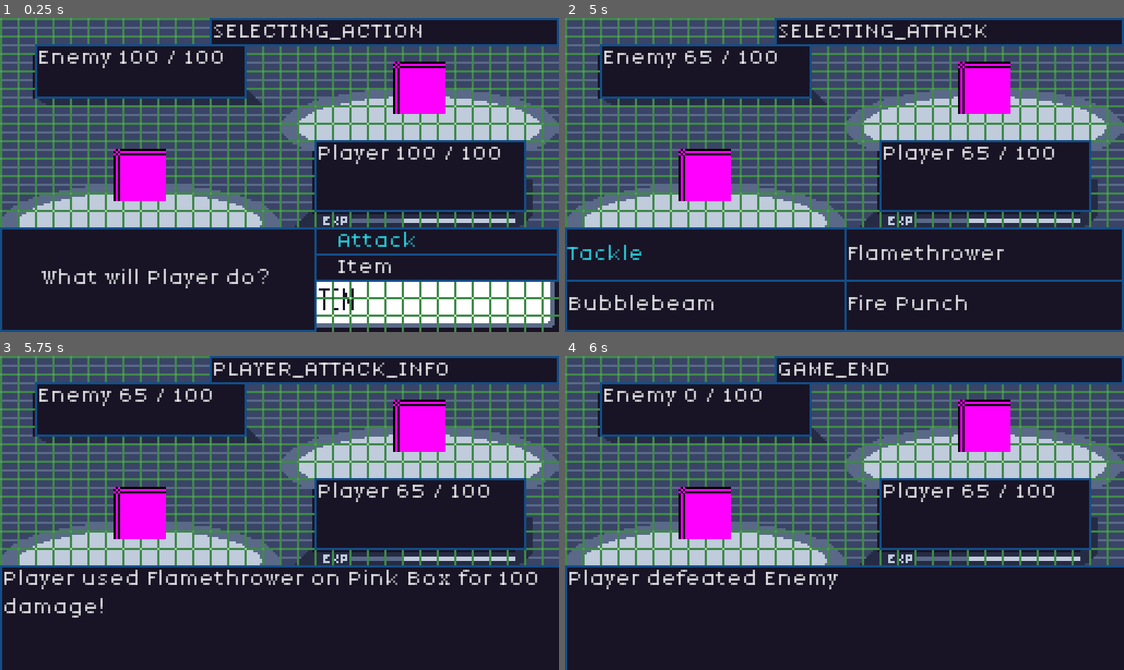
Above: before the commit, frames 1-4 (two rows, left to right).
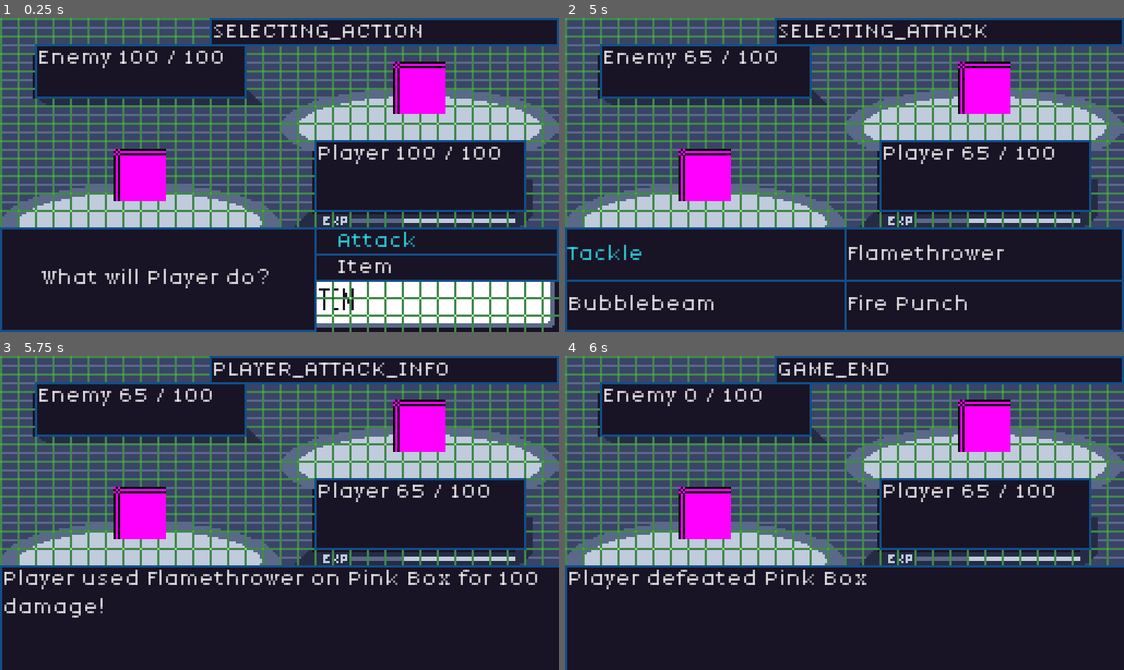
Above: after the commit, the same moments.

Repository: JakeTaussig/rpg-rougelike
Game: Godot game, scene res://scenes/battle.tscn
Two runs of this game, one before a commit and one after it. Both use one fixed random seed, a clock stepped at 60 frames per second and the inputs below.
Inputs:
- Up to frame 1 (0.25 s): no input
- Up to frame 2 (5 s): click "Attack" at 0.5 s; click "Tackle" at 1.25 s; click "Continue" at 2 s; click "Continue" at 2.75 s; click "Item" at 3.5 s; click "Attack" at 4.25 s
- Up to frame 3 (5.75 s): click "Flamethrower" at 5 s
- Up to frame 4 (6 s): click "Continue" at 5.75 s

Frames 1-3 are identical in both runs. In frame 4, 0.3% of the frame differs, in the area x 35-54%, y 68-75%.

Commit message:
use `character_name` in end of game text

Diff:
--- a/scripts/battle.gd
+++ b/scripts/battle.gd
@@ -36,11 +36,11 @@
 		%BattleStatus.visible = false
 		_render_hp()
 		if %Enemy.hp <= 0:
-			%BattleStatus.text = "Player defeated Enemy"
+			%BattleStatus.text = "%s defeated %s" % [%Player.character_name, %Enemy.character_name]
 			_update_state(State.GAME_END)
 			return
 		elif %Player.hp <= 0:
-			%BattleStatus.text = "Enemy defeated Player"
+			%BattleStatus.text = "%s defeated %s" % [%Enemy.character_name, %Player.character_name]
 			_update_state(State.GAME_END)
 			return
 
